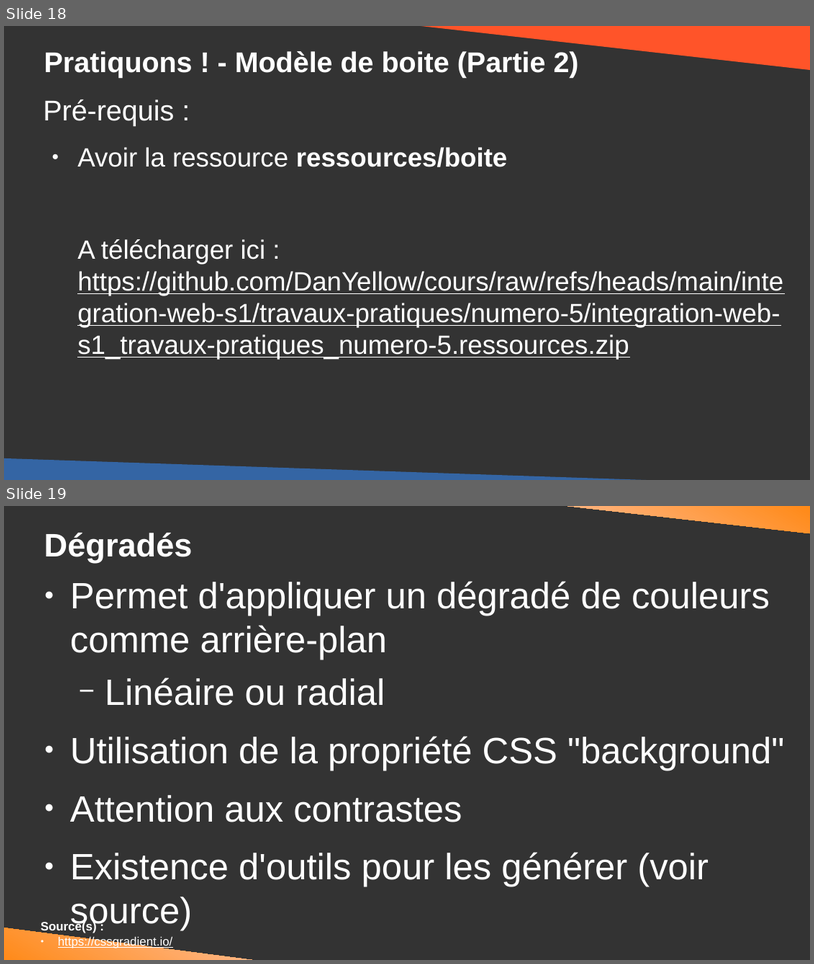
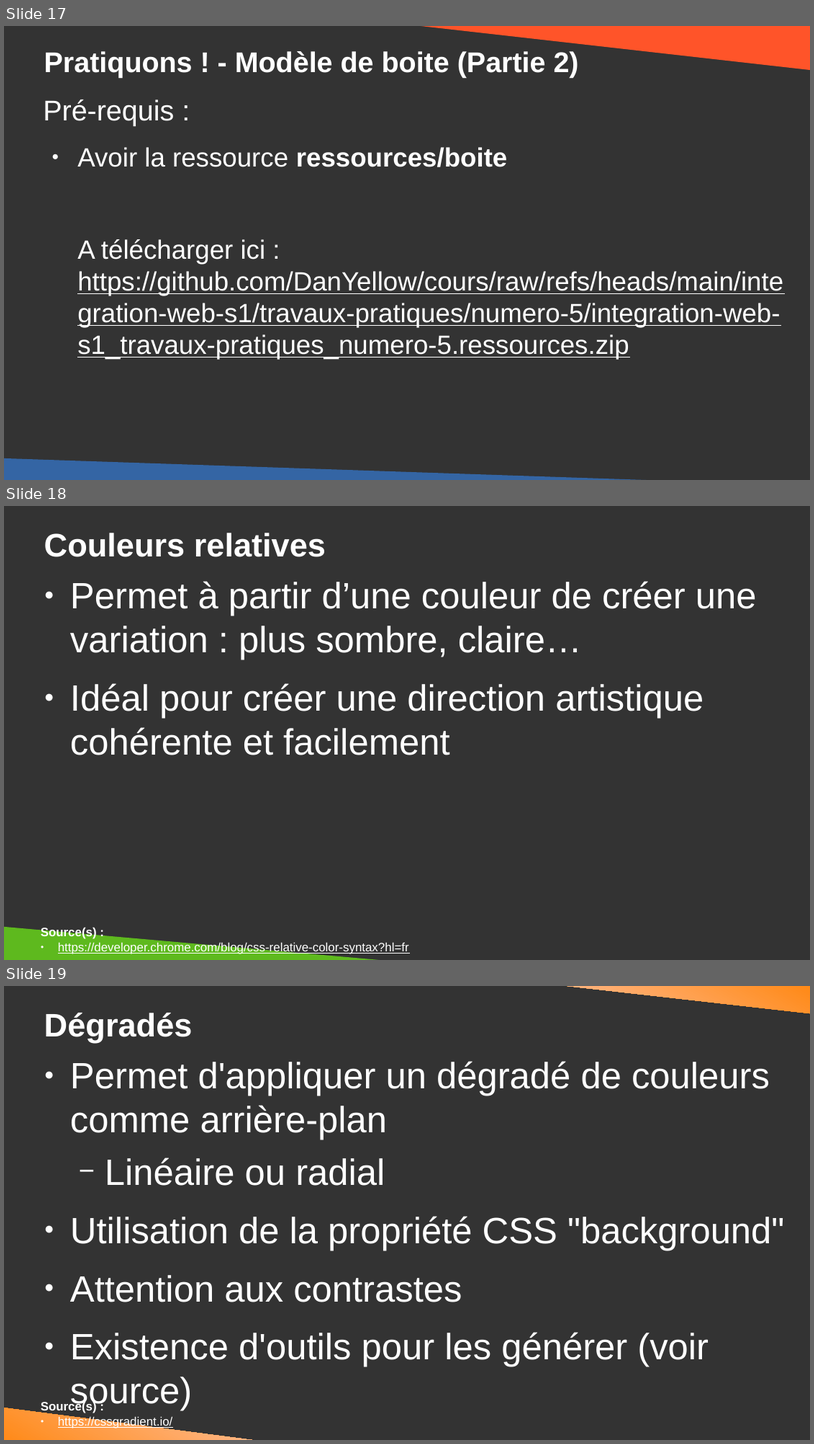
Before and after one commit to DanYellow/cours, a slide deck: integration-web-s1/travaux-pratiques/numero-5/presentation.odp. Shown one above the other, each under a label of ours: slides 18 and 19 before the commit, slides 17, 18 and 19 after it. The pictures are 814x964 and 814x1444 pixels, drawn with LibreOffice and Linux fonts; fonts in the diff are those of the drawing. Boxes give left, top, right and bottom in pixels: in the first picture for what was removed or moved away, otherwise in the second. Text is boxed around its words. In the diff, an @@ line names an element or a change of style, - is before the commit and + after.

```diff
--- a/integration-web-s1/travaux-pratiques/numero-5/presentation.odp
+++ b/integration-web-s1/travaux-pratiques/numero-5/presentation.odp
@@ slide 18 added at [4, 506, 810, 960], background #333333 @@
@@ title added at [44, 533, 326, 557], 32 pt, text #FFFFFF, bold @@
+Couleurs relatives
@@ text added at [70, 581, 757, 755], 36 pt, text #FFFFFF @@
+● Permet à partir d’une couleur de créer une variation : plus sombre, claire…
+● Idéal pour créer une direction artistique cohérente et facilement
@@ right triangle added at [4, 926, 422, 960], fill #5EB91E @@
@@ text added at [41, 926, 409, 954], 12 pt, text #FFFFFF, underline @@
+Source(s) :
+● https://developer.chrome.com/blog/css-relative-color-syntax?hl=fr
@@ what was slide 18 is now slide 17 @@
```
Also in this commit, not shown: 11 slides changed, 1 other slide added, 2 slides removed, 1 other file.
